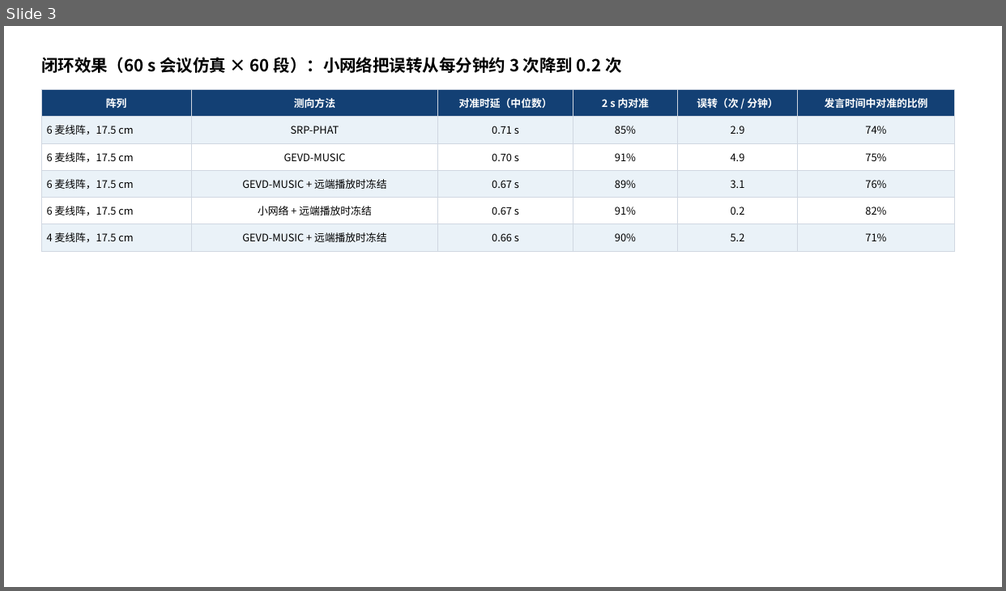
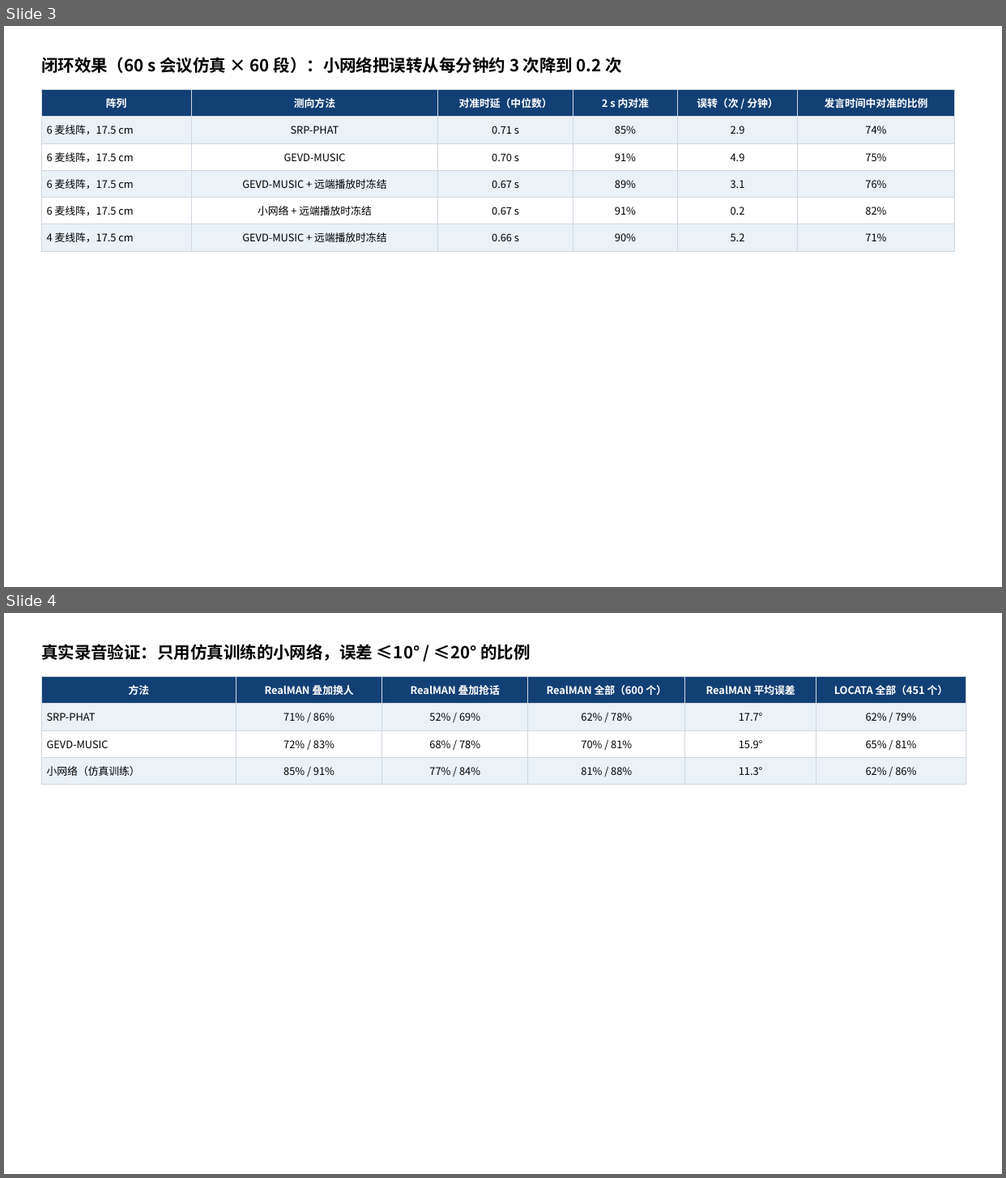
Before and after one commit to ZeroFoxxi/ssl-scene1, a slide deck: 01_场景一_摄像头声源定位/方案选型/场景一进展_会议室换人测向.pptx. Shown one above the other, each under a label of ours: slide 3 before the commit, slides 3 and 4 after it. The pictures are 1006x591 and 1006x1178 pixels, drawn with LibreOffice and Linux fonts; fonts in the diff are those of the drawing. Boxes give left, top, right and bottom in pixels: in the first picture for what was removed or moved away, otherwise in the second. Text is boxed around its words. In the diff, an @@ line names an element or a change of style, - is before the commit and + after.

```diff
--- a/01_场景一_摄像头声源定位/方案选型/场景一进展_会议室换人测向.pptx
+++ b/01_场景一_摄像头声源定位/方案选型/场景一进展_会议室换人测向.pptx
@@ slide 4 added at box(4, 613, 1002, 1174), background #FFFFFF @@
@@ text added at box(41, 644, 530, 661), 16 pt, text #000000, bold @@
+真实录音验证：只用仿真训练的小网络，误差 ≤10° / ≤20° 的比例
@@ table added at box(41, 677, 966, 779), 4 rows, 6 columns @@
+方法 | RealMAN 叠加换人 | RealMAN 叠加抢话 | RealMAN 全部（600 个） | RealMAN 平均误差 | LOCATA 全部（451 个）
+SRP-PHAT | 71% / 86% | 52% / 69% | 62% / 78% | 17.7° | 62% / 79%
+GEVD-MUSIC | 72% / 83% | 68% / 78% | 70% / 81% | 15.9° | 65% / 81%
+小网络（仿真训练） | 85% / 91% | 77% / 84% | 81% / 88% | 11.3° | 62% / 86%
```
Also in this commit, not shown: 1 slide removed, 8 other files.
